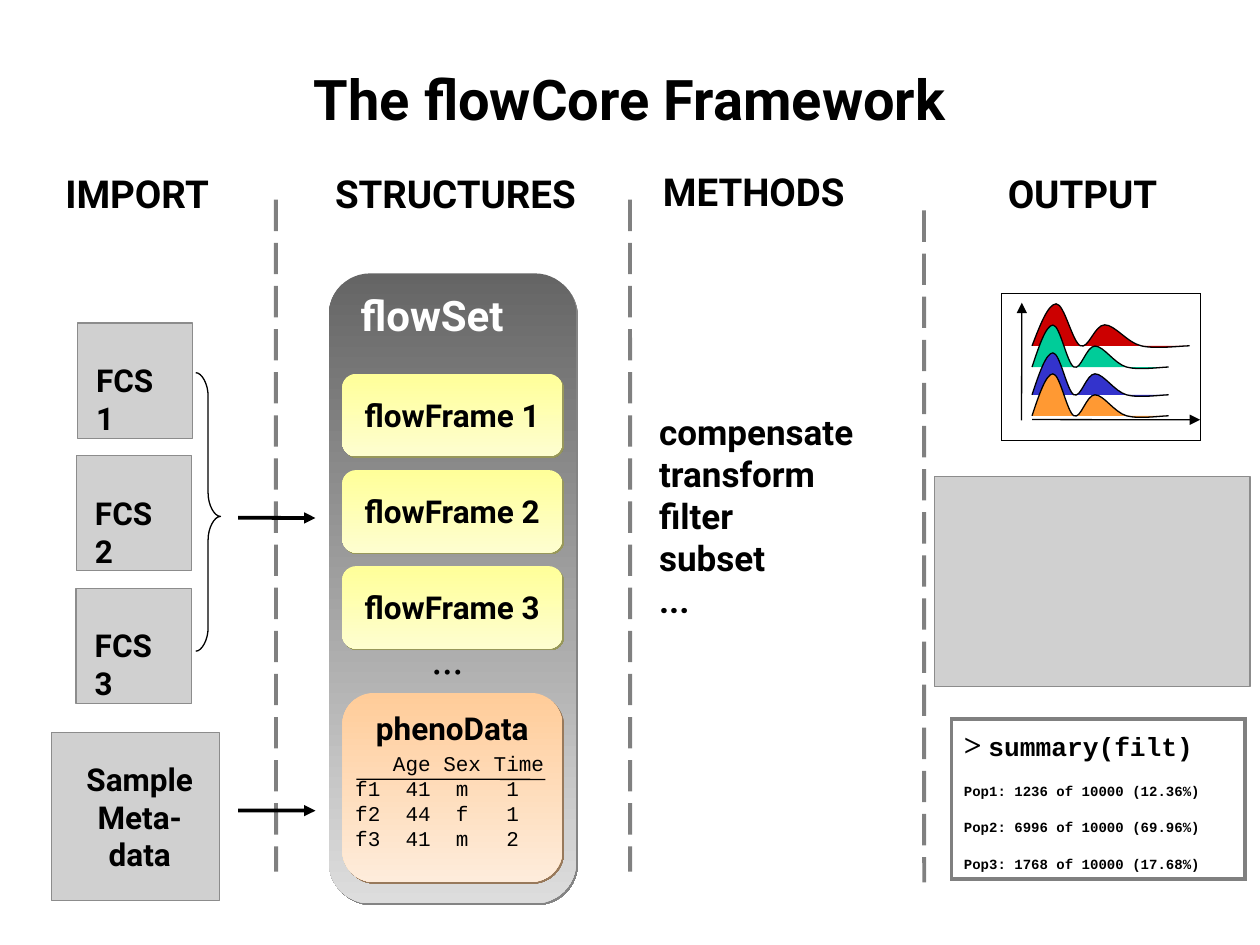
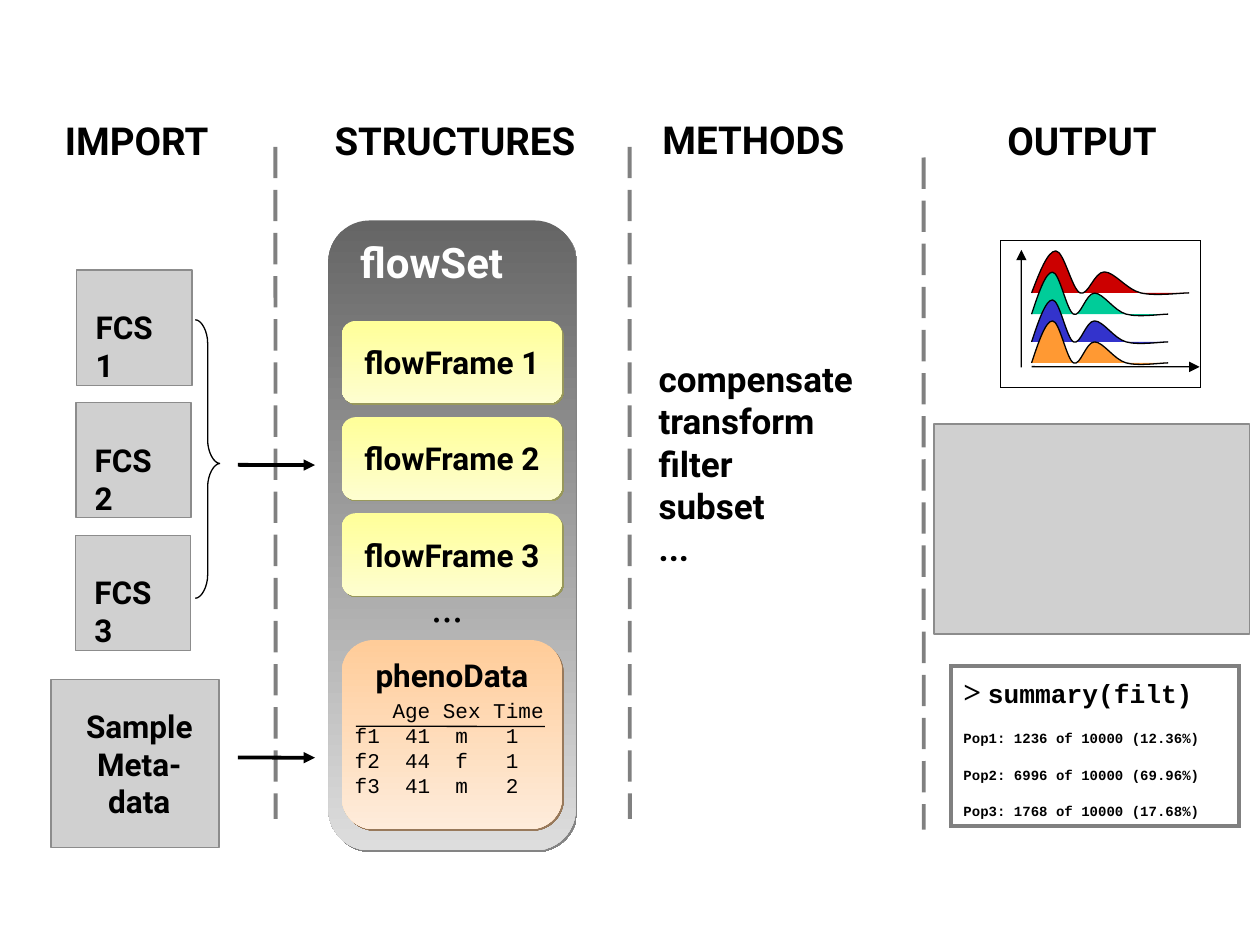
Before and after one commit to RGLab/flowCore, a slide deck: slide 1 of paper/Figure1.ppt. Drawn at 1260x945 pixels with LibreOffice and Linux fonts; fonts in the diff are those of the drawing; grey boxes stand for pictures. Boxes give left, top, right and bottom in pixels: in the first picture for what was removed or moved away, otherwise in the second. Text is boxed around its words. In the diff, an @@ line names an element or a change of style, - is before the commit and + after.

```diff
--- a/paper/Figure1.ppt
+++ b/paper/Figure1.ppt
@@ text removed at [314, 77, 946, 121] @@
-The flowCore Framework
@@ 2 texts, 1 picture, 1 line: place and size @@
-2 texts, 1 picture, 1 line at [76, 210, 925, 882]
+2 texts, 1 picture, 1 line at [76, 158, 924, 829]
@@ 10 texts, 6 freeform shapes, 4 pictures, 4 rounded rectangles, 4 arrows, 3 lines, 1 rectangle: place and size @@
-10 texts, 6 freeform shapes, 4 pictures, 4 rounded rectangles, 4 arrows, 3 lines, 1 rectangle at [52, 178, 1250, 903]
+10 texts, 6 freeform shapes, 4 pictures, 4 rounded rectangles, 4 arrows, 3 lines, 1 rectangle at [50, 126, 1249, 850]
@@ rectangle "> summary(filt)": place and size @@
-rectangle "> summary(filt)" at [951, 718, 1245, 878]
+rectangle "> summary(filt)" at [951, 665, 1240, 825]
```
Also in this commit, not shown: 4 other files.
